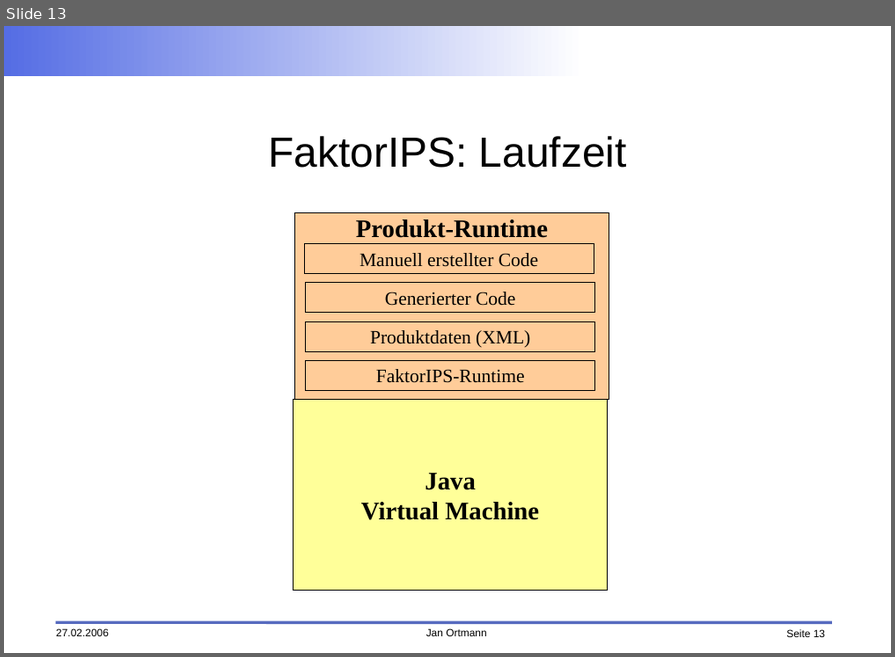
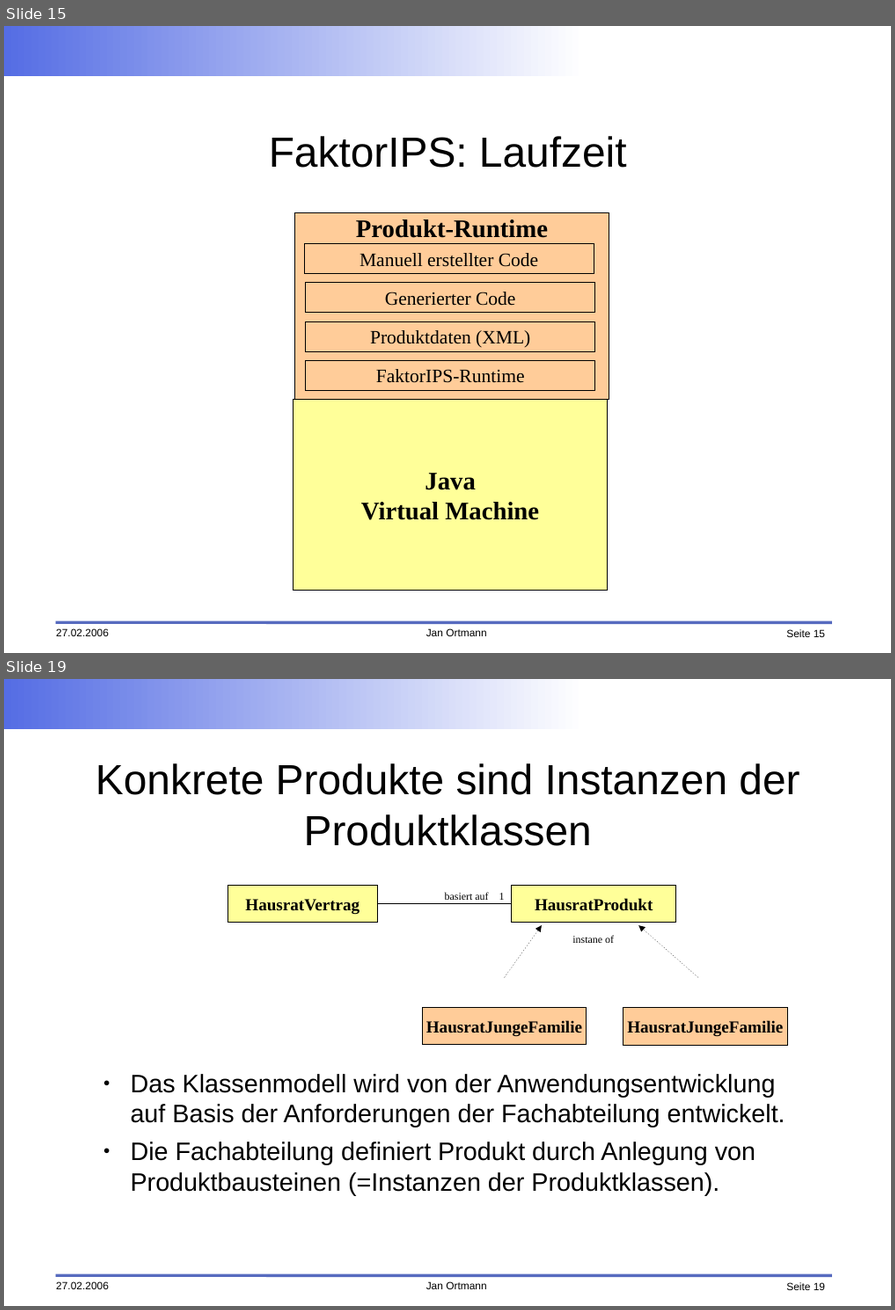
Before and after one commit to faktorips/faktorips.base, a slide deck: org.faktorips.doc/presentations/FaktorIPS-Grundlagen.odp. Shown one above the other, each under a label of ours: slide 13 before the commit, slides 15 and 19 after it; the slides between them are not shown. The pictures are 895x657 and 895x1310 pixels, drawn with LibreOffice and Linux fonts; fonts in the diff are those of the drawing; background and template pictures are left out. Boxes give left, top, right and bottom in pixels: in the first picture for what was removed or moved away, otherwise in the second. Text is boxed around its words. In the diff, an @@ line names an element or a change of style, - is before the commit and + after.

```diff
--- a/org.faktorips.doc/presentations/FaktorIPS-Grundlagen.odp
+++ b/org.faktorips.doc/presentations/FaktorIPS-Grundlagen.odp
@@ slide 19 added at [4, 679, 891, 1306], background #FFFFFF; not listed: 5 template elements that a slide beside it also shows @@
@@ title added at [96, 763, 800, 846], 40 pt, text #000000 @@
+Konkrete Produkte sind Instanzen der Produktklassen
@@ rectangle added at [228, 886, 377, 923], fill #FFFF99, outline #000000 0 pt, 16 pt, text #000000, bold @@
+HausratVertrag
@@ rectangle added at [512, 886, 676, 923], fill #FFFF99, outline #000000 0 pt, 16 pt, text #000000, bold @@
+HausratProdukt
@@ line added from (377, 903) to (512, 903), #000000 0 pt @@
@@ text added at [445, 892, 505, 900], 10 pt, text #000000 @@
+basiert auf 1
@@ arrow added from (504, 978) to (542, 925), #000000 0 pt @@
@@ text added at [572, 935, 614, 943], 10 pt, text #000000 @@
+instane of
@@ arrow added from (698, 978) to (639, 925), #000000 0 pt @@
@@ rectangle added at [422, 1007, 587, 1045], fill #FFCC99, outline #000000 0 pt, 16 pt, text #000000, bold @@
+HausratJungeFamilie
@@ rectangle added at [624, 1007, 788, 1045], fill #FFCC99, outline #000000 0 pt, 16 pt, text #000000, bold @@
+HausratJungeFamilie
@@ text added at [131, 1074, 785, 1196], 24 pt, text #000000 @@
+● Das Klassenmodell wird von der Anwendungsentwicklung auf Basis der Anforderungen der Fachabteilung entwickelt.
+● Die Fachabteilung definiert Produkt durch Anlegung von Produktbausteinen (=Instanzen der Produktklassen).
@@ what was slide 13 is now slide 15 @@
@@ page number at [786, 630, 825, 638]: text changed @@
-Seite 13
+Seite 15
```
Also in this commit, not shown: 6 slides changed, 6 other slides added, 6 slides removed, 2 other files.
